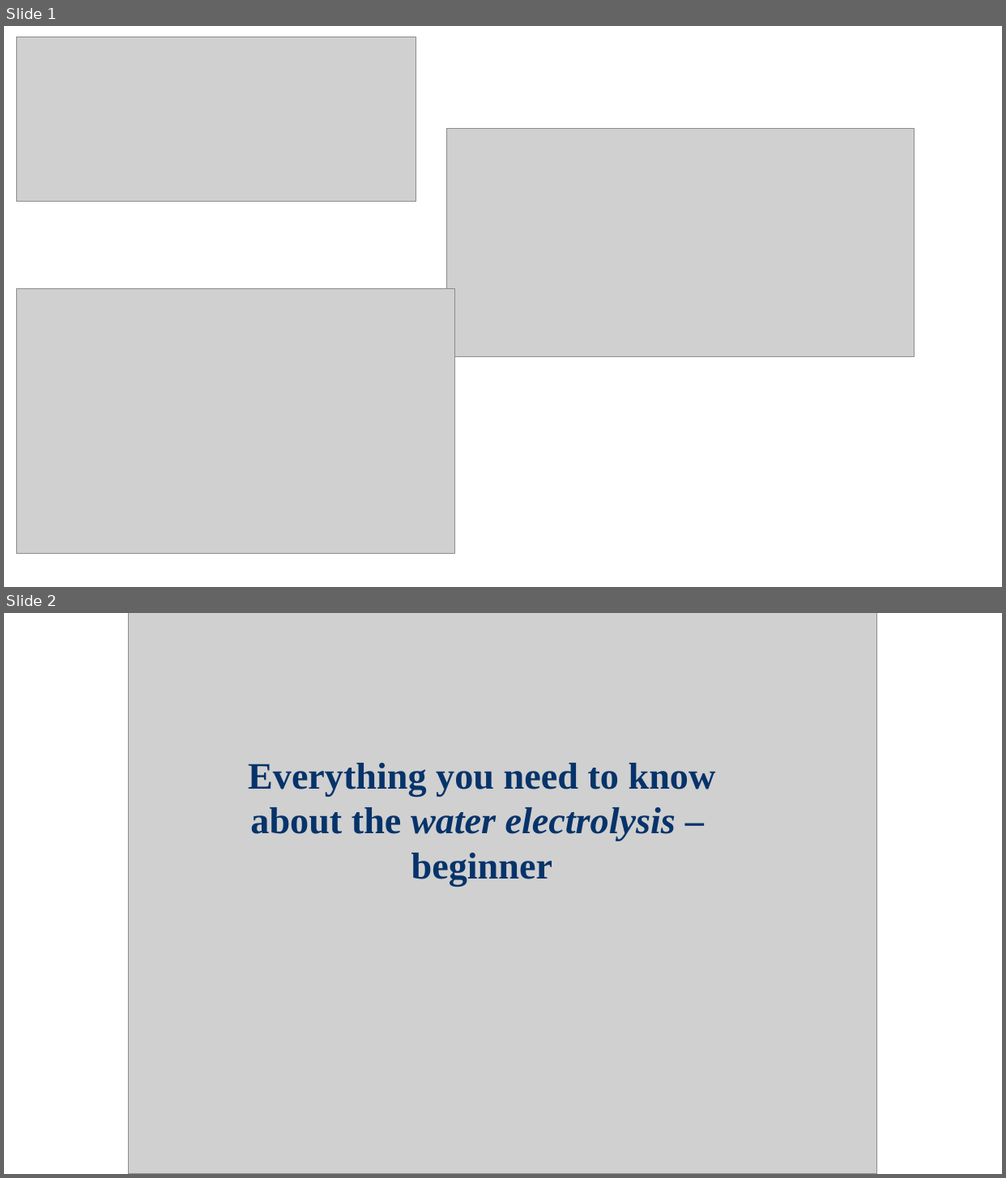
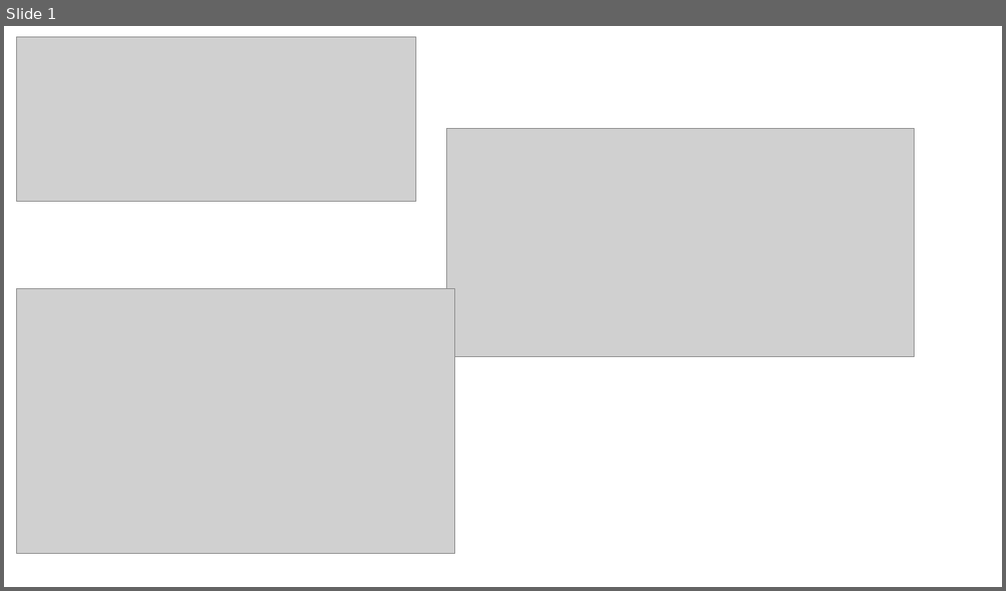
Before and after one commit to eclair-research/full, a slide deck: assets/visual-tiles.pptx. Shown one above the other, each under a label of ours: slides 1 and 2 before the commit, slide 1 after it. The pictures are 1006x1178 and 1006x591 pixels, drawn with LibreOffice and Linux fonts; fonts in the diff are those of the drawing; grey boxes stand for pictures. Boxes give left, top, right and bottom in pixels: in the first picture for what was removed or moved away, otherwise in the second. Text is boxed around its words. In the diff, an @@ line names an element or a change of style, - is before the commit and + after.

```diff
--- a/assets/visual-tiles.pptx
+++ b/assets/visual-tiles.pptx
@@ slide 2 removed at bbox=[4, 613, 1002, 1174], background #FFFFFF @@
@@ picture removed at bbox=[129, 613, 878, 1174] @@
@@ text removed at bbox=[248, 763, 716, 886] @@
-Everything you need to know about the water electrolysis –
-beginner
```
Also in this commit, not shown: 2 slides changed, 5 slides added, 10 other files.
